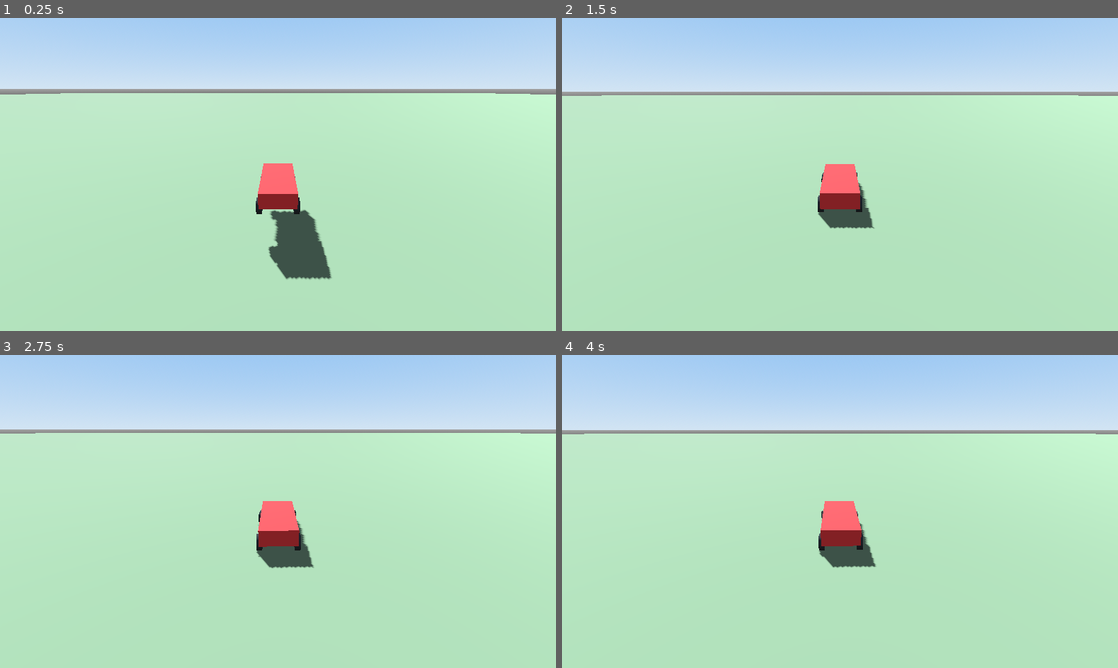
Above: before the commit, frames 1-4 (two rows, left to right).
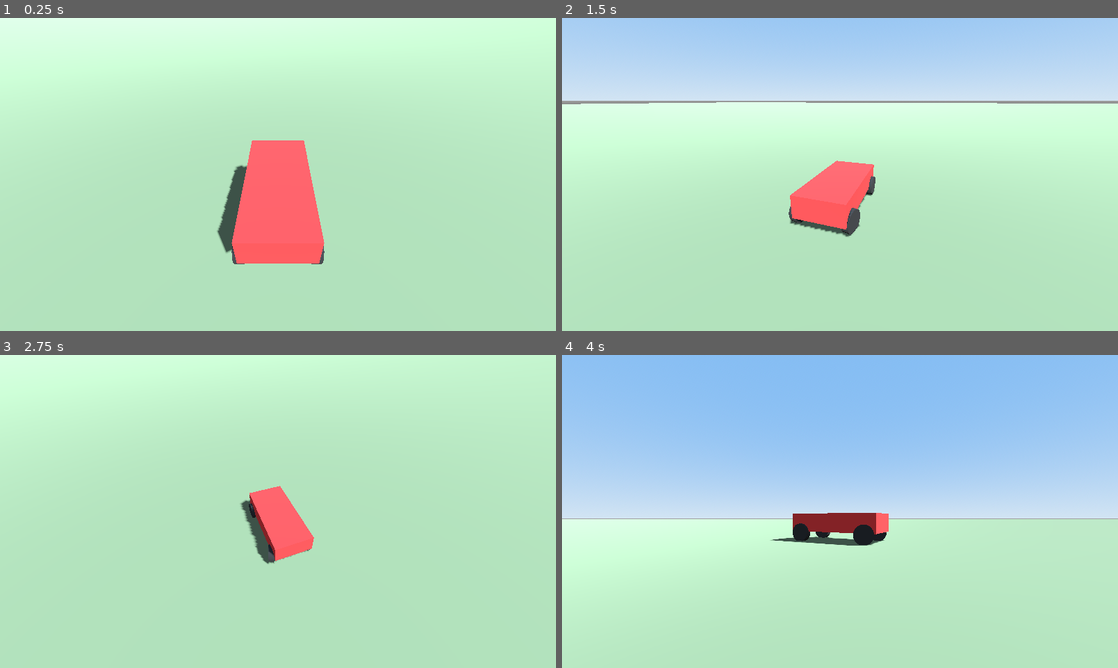
Above: after the commit, the same moments.

Repository: Krupnikas/osm-racing
Game: Godot game, scene res://main.tscn
Two runs of this game, one before a commit and one after it. Both use one fixed random seed, a clock stepped at 60 frames per second and the inputs below.
Inputs (mouse positions are in pixels of both pictures, inside the frame that each line leads up to):
- Up to frame 1 (0.25 s): no input
- Up to frame 2 (1.5 s): tap Enter (ui_accept) at 0.5, 0.77 s; move the mouse to (962, 158) at 0.52 s; hold Right (ui_right) 0.53-1.28 s; click (962, 158) at 0.67 s; move the mouse to (728, 190) at 1.27 s; hold Down (ui_down) from 1.28 s (still down); click (728, 190) at 1.42 s
- Up to frame 3 (2.75 s): tap Enter (ui_accept) at 1.52 s; move the mouse to (333, 442) at 2.02 s; release Down (ui_down) at 2.03 s; hold Right (ui_right) from 2.03 s (still down); click (333, 442) at 2.17 s
- Up to frame 4 (4 s): move the mouse to (812, 574) at 2.77 s; release Right (ui_right) at 2.78 s; hold Up (ui_up) 2.78-3.53 s; click (812, 574) at 2.92 s; tap Enter (ui_accept) at 3.02, 3.77 s; move the mouse to (1006, 558) at 3.52 s; hold Left (ui_left) from 3.53 s (still down); click (1006, 558) at 3.67 s

The runs differ from the first frame. In frame 1, 30% of the frame differs, in the area x 0-100%, y 0-84%; in frame 2, 10%; in frame 3, 27%; in frame 4, 59%, in the area x 0-100%, y 0-70%.

Commit message:
Add mouse-controlled camera orbit
- Mouse movement rotates camera around car (yaw/pitch)
- Mouse wheel zooms in/out (3-30m range)
- Escape toggles mouse capture
- Smooth camera following

Co-Authored-By: Claude Opus 4.5 <noreply@anthropic.com>

Diff:
--- a/camera/follow_camera.gd
+++ b/camera/follow_camera.gd
@@ -1,21 +1,61 @@
 extends Camera3D
 
 @export var target: NodePath
-@export var offset := Vector3(0, 5, -10)
+@export var distance := 10.0
+@export var min_distance := 3.0
+@export var max_distance := 30.0
+@export var height := 5.0
 @export var smooth_speed := 5.0
+@export var mouse_sensitivity := 0.003
+@export var zoom_speed := 1.0
 
 var _target_node: Node3D
+var _yaw := 0.0      # Горизонтальный угол (вокруг Y)
+var _pitch := 0.3    # Вертикальный угол (наклон вниз)
 
 func _ready() -> void:
 	if target:
 		_target_node = get_node(target)
+	Input.mouse_mode = Input.MOUSE_MODE_CAPTURED
+
+func _input(event: InputEvent) -> void:
+	# Управление мышью
+	if event is InputEventMouseMotion:
+		_yaw -= event.relative.x * mouse_sensitivity
+		_pitch -= event.relative.y * mouse_sensitivity
+		_pitch = clamp(_pitch, -0.2, 1.2)  # Ограничиваем наклон
+
+	# Зум колёсиком
+	if event is InputEventMouseButton:
+		if event.button_index == MOUSE_BUTTON_WHEEL_UP:
+			distance = max(min_distance, distance - zoom_speed)
+		elif event.button_index == MOUSE_BUTTON_WHEEL_DOWN:
+			distance = min(max_distance, distance + zoom_speed)
+
+	# Escape для освобождения мыши
+	if event is InputEventKey and event.pressed:
+		if event.keycode == KEY_ESCAPE:
+			if Input.mouse_mode == Input.MOUSE_MODE_CAPTURED:
+				Input.mouse_mode = Input.MOUSE_MODE_VISIBLE
+			else:
+				Input.mouse_mode = Input.MOUSE_MODE_CAPTURED
 
 func _physics_process(delta: float) -> void:
 	if not _target_node:
 		return
 
-	var target_pos := _target_node.global_position
+	var target_pos := _target_node.global_position + Vector3(0, 1, 0)
+
+	# Вычисляем позицию камеры на основе углов
+	var offset := Vector3.ZERO
+	offset.x = sin(_yaw) * cos(_pitch) * distance
+	offset.z = cos(_yaw) * cos(_pitch) * distance
+	offset.y = sin(_pitch) * distance
+
 	var desired_pos := target_pos + offset
 
+	# Плавное перемещение
 	global_position = global_position.lerp(desired_pos, smooth_speed * delta)
-	look_at(target_pos + Vector3(0, 1, 0))
+
+	# Смотрим на цель
+	look_at(target_pos)
